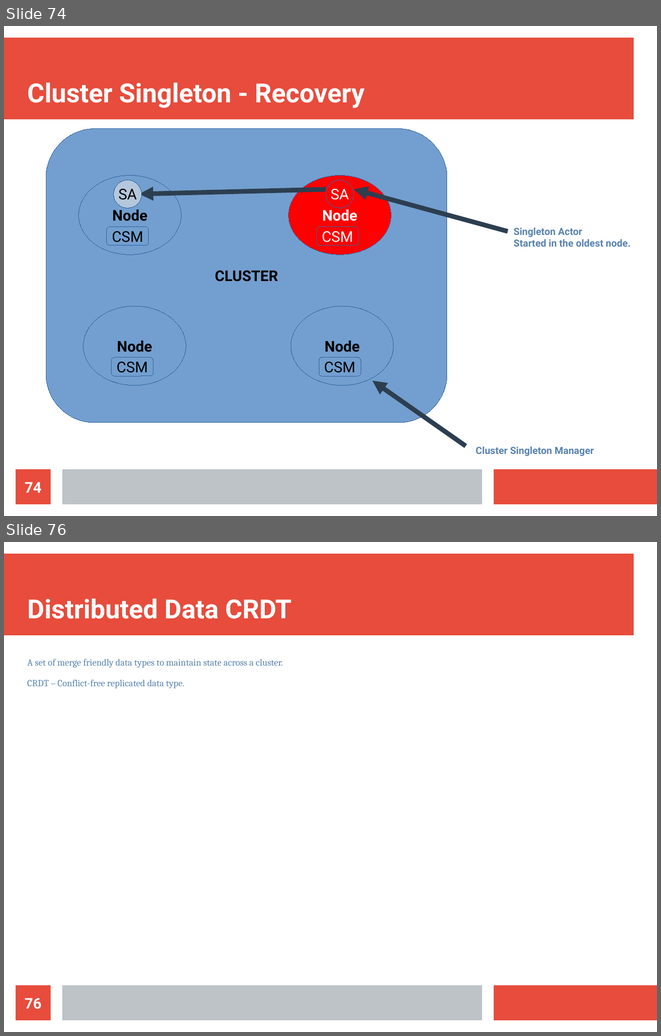
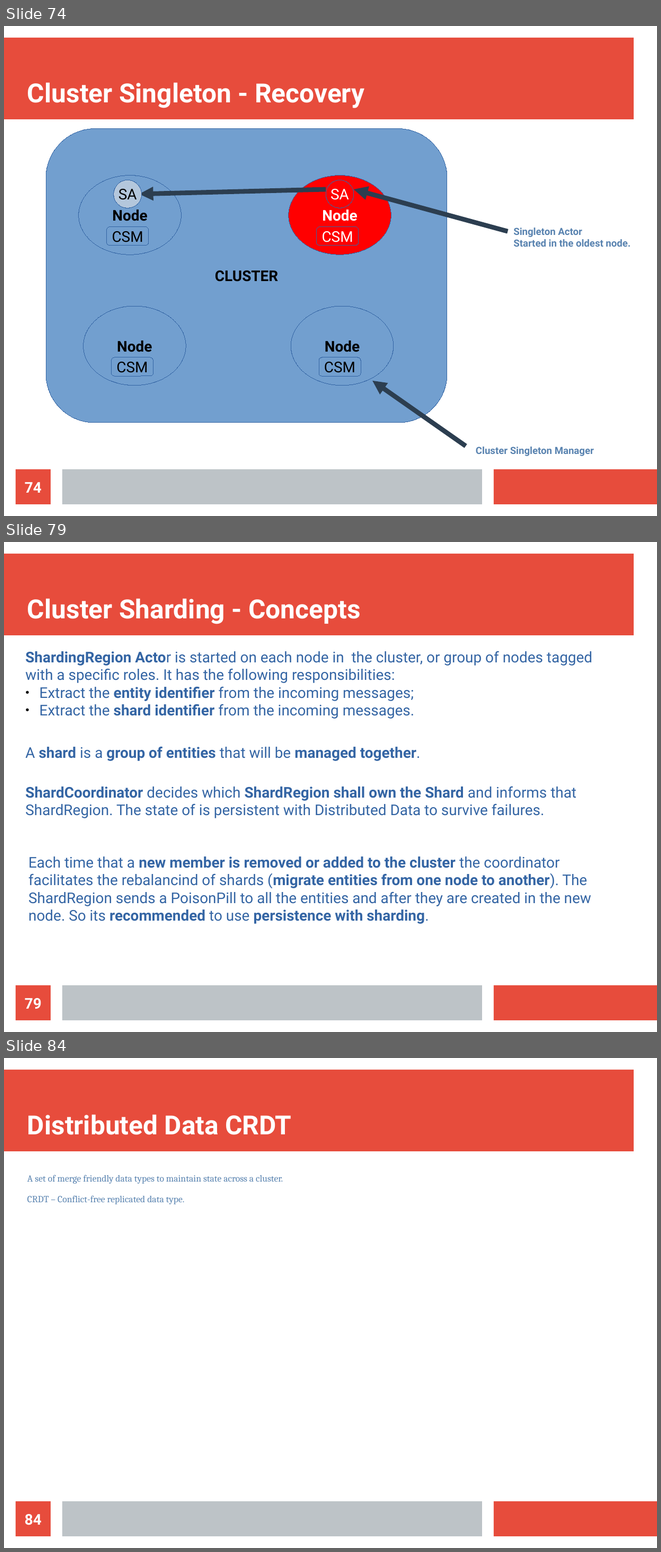
Before and after one commit to bytemania/akka-java-cluster, a slide deck: src/main/resources/res/presentation.odp. Shown one above the other, each under a label of ours: slides 74 and 76 before the commit, slides 74, 79 and 84 after it; the slides between them are not shown. The pictures are 661x1036 and 661x1552 pixels, drawn with LibreOffice and Linux fonts; fonts in the diff are those of the drawing. Boxes give left, top, right and bottom in pixels: in the first picture for what was removed or moved away, otherwise in the second. Text is boxed around its words. In the diff, an @@ line names an element or a change of style, - is before the commit and + after.

Commit message:
sharding

```diff
--- a/src/main/resources/res/presentation.odp
+++ b/src/main/resources/res/presentation.odp
@@ slide 79 added at [4,542,657,1032], background #FFFFFF; not listed: 3 template elements that a slide beside it also shows @@
@@ title added at [27,598,360,624], 32 pt, text #FFFFFF, bold @@
+Cluster Sharding - Concepts
@@ text added at [25,651,592,718], 18 pt, text #3465A4 @@
+ShardingRegion Actor is started on each node in the cluster, or group of nodes tagged with a specific roles. It has the following responsibilities:
+● Extract the entity identifier from the incoming messages;
+● Extract the shard identifier from the incoming messages.
@@ text added at [25,746,421,761], 18 pt, text #3465A4, bold @@
+A shard is a group of entities that will be managed together.
@@ text added at [25,786,576,818], 18 pt, text #3465A4 @@
+ShardCoordinator decides which ShardRegion shall own the Shard and informs that ShardRegion. The state of is persistent with Distributed Data to survive failures.
@@ text added at [28,856,591,924], 18 pt, text #3465A4 @@
+Each time that a new member is removed or added to the cluster the coordinator facilitates the rebalancind of shards (migrate entities from one node to another). The ShardRegion sends a PoisonPill to all the entities and after they are created in the new node. So its recommended to use persistence with sharding.
@@ page number added at [16,985,51,1020], fill #E74C3C, 18 pt, text #FFFFFF, bold @@
+79
@@ what was slide 76 is now slide 84 @@
@@ page number at [25,1514,42,1525]: text changed @@
-76
+84
```
Also in this commit, not shown: 1 slide changed, 10 other slides added.
